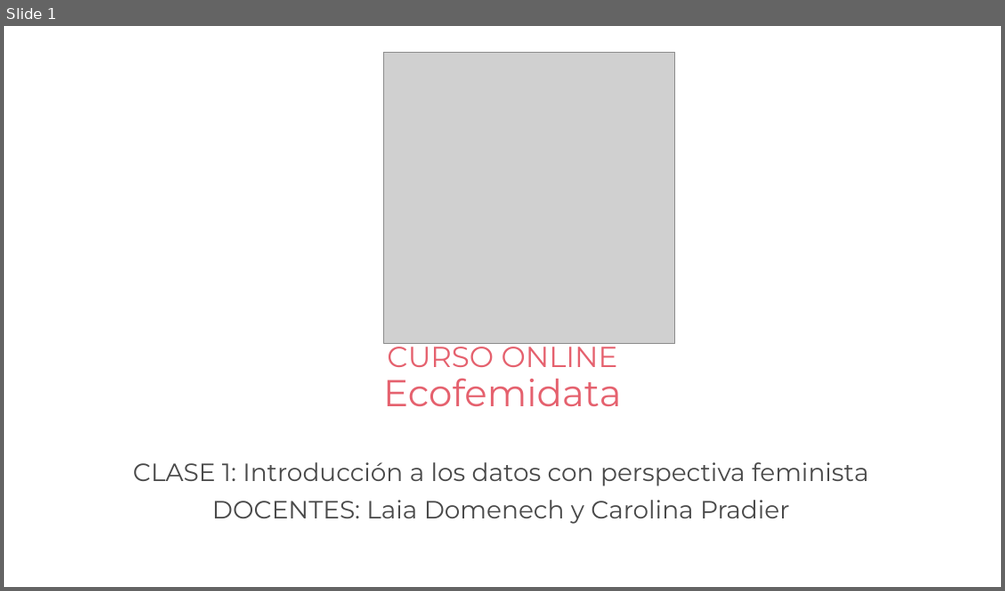
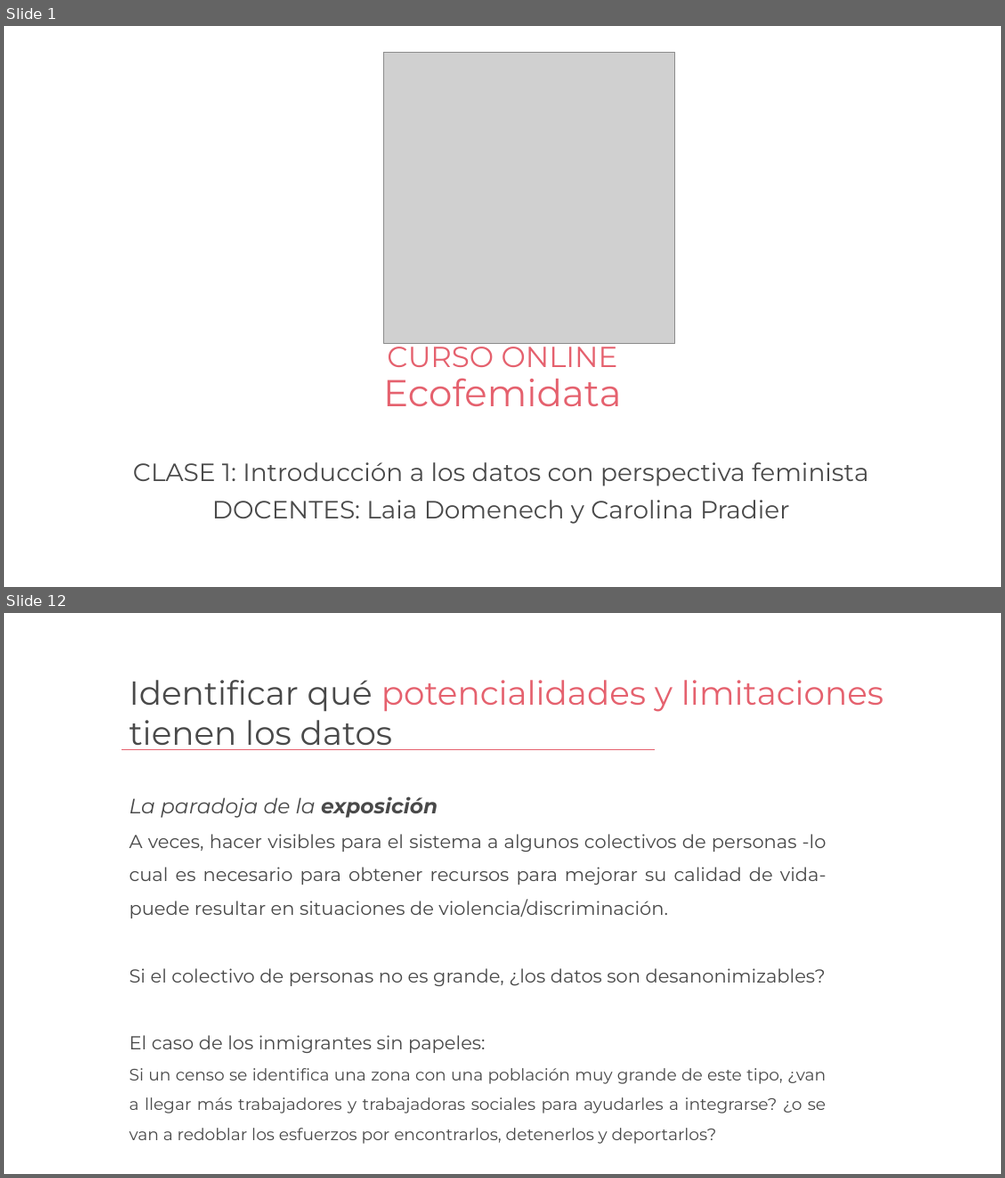
Before and after one commit to caropradier/Curso-Ecofemidata, a slide deck: clase1/Clase1 - Curso Ecofemidata.pptx. Shown one above the other, each under a label of ours: slide 1 before the commit, slides 1 and 12 after it; the slides between them are not shown. The pictures are 1005x591 and 1005x1178 pixels, drawn with LibreOffice and Linux fonts; fonts in the diff are those of the drawing; grey boxes stand for pictures; background and template pictures are left out. Boxes give left, top, right and bottom in pixels: in the first picture for what was removed or moved away, otherwise in the second. Text is boxed around its words. In the diff, an @@ line names an element or a change of style, - is before the commit and + after.

```diff
--- a/clase1/Clase1 - Curso Ecofemidata.pptx
+++ b/clase1/Clase1 - Curso Ecofemidata.pptx
@@ slide 12 added at (4, 613, 1001, 1174), background picture (left out) @@
@@ text added at (129, 680, 883, 750), 32 pt, text #494949 @@
+Identificar qué potencialidades y limitaciones tienen los datos
@@ line added from (122, 750) to (655, 750), #E5616E 0.5 pt @@
@@ text added at (129, 796, 826, 1143), 18 pt, text #494949 @@
+La paradoja de la exposición
+A veces, hacer visibles para el sistema a algunos colectivos de personas -lo cual es necesario para obtener recursos para mejorar su calidad de vida- puede resultar en situaciones de violencia/discriminación.
+Si el colectivo de personas no es grande, ¿los datos son desanonimizables?
+El caso de los inmigrantes sin papeles:
+Si un censo se identifica una zona con una población muy grande de este tipo, ¿van a llegar más trabajadores y trabajadoras sociales para ayudarles a integrarse? ¿o se van a redoblar los esfuerzos por encontrarlos, detenerlos y deportarlos?
```
Also in this commit, not shown: 20 other slides added, 1 slide removed, 3 other files.
